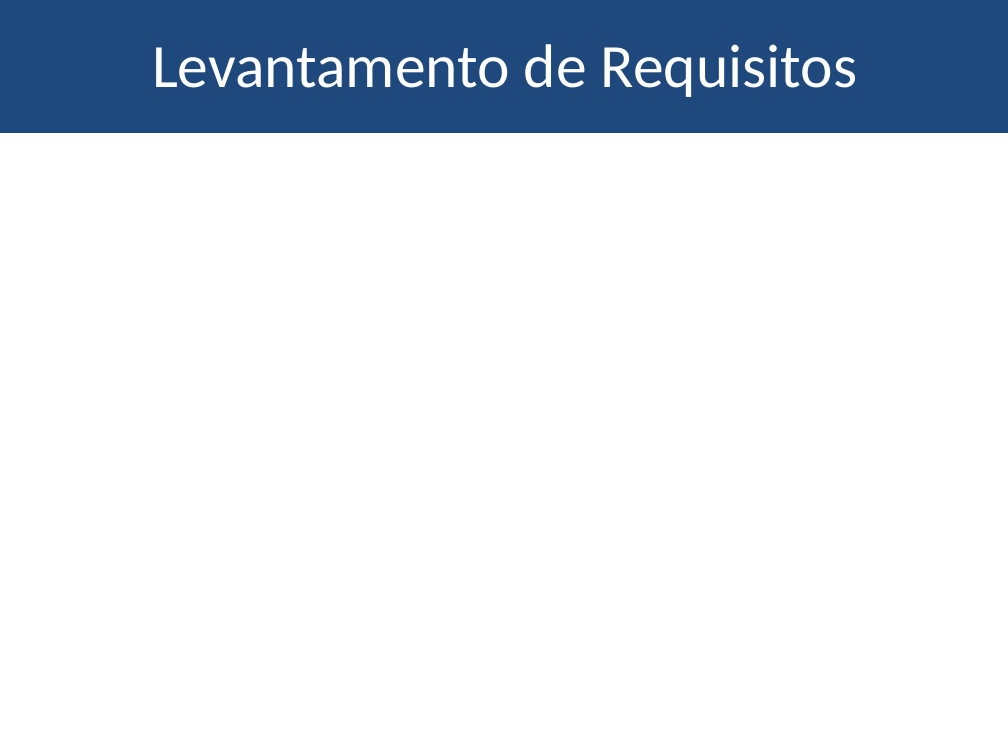
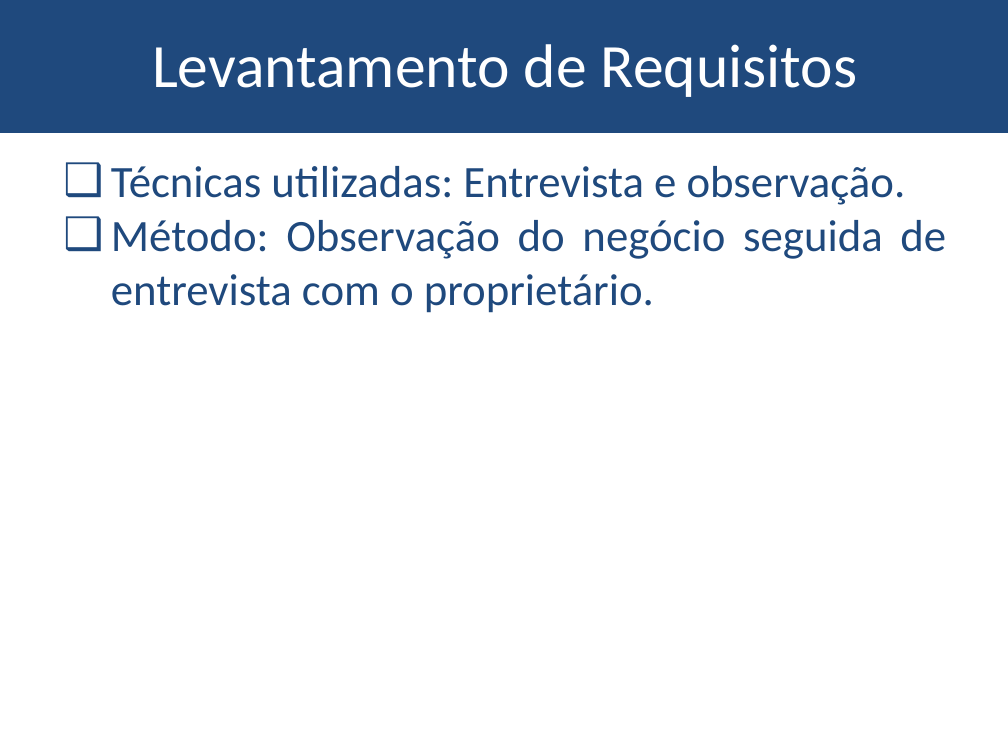
Before and after one commit to bgbaine/ads, a slide deck: slide 4 of esi/aula18/atividades/Modelo de apresentação(1).pptx. Drawn at 1008x756 pixels with LibreOffice and Linux fonts; fonts in the diff are those of the drawing; background and template pictures are left out. Boxes give left, top, right and bottom in pixels: in the first picture for what was removed or moved away, otherwise in the second. Text is boxed around its words. In the diff, an @@ line names an element or a change of style, - is before the commit and + after.

```diff
--- a/esi/aula18/atividades/Modelo de apresentação(1).pptx
+++ b/esi/aula18/atividades/Modelo de apresentação(1).pptx
@@ text added at <box>111,166,946,313</box>, 32 pt, text #1F497D @@
+❑ Técnicas utilizadas: Entrevista e observação.
+❑ Método: Observação do negócio seguida de entrevista com o proprietário.
```
Also in this commit, not shown: 4 other slides changed, 7 slides added, 4 slides removed, 7 other files.
